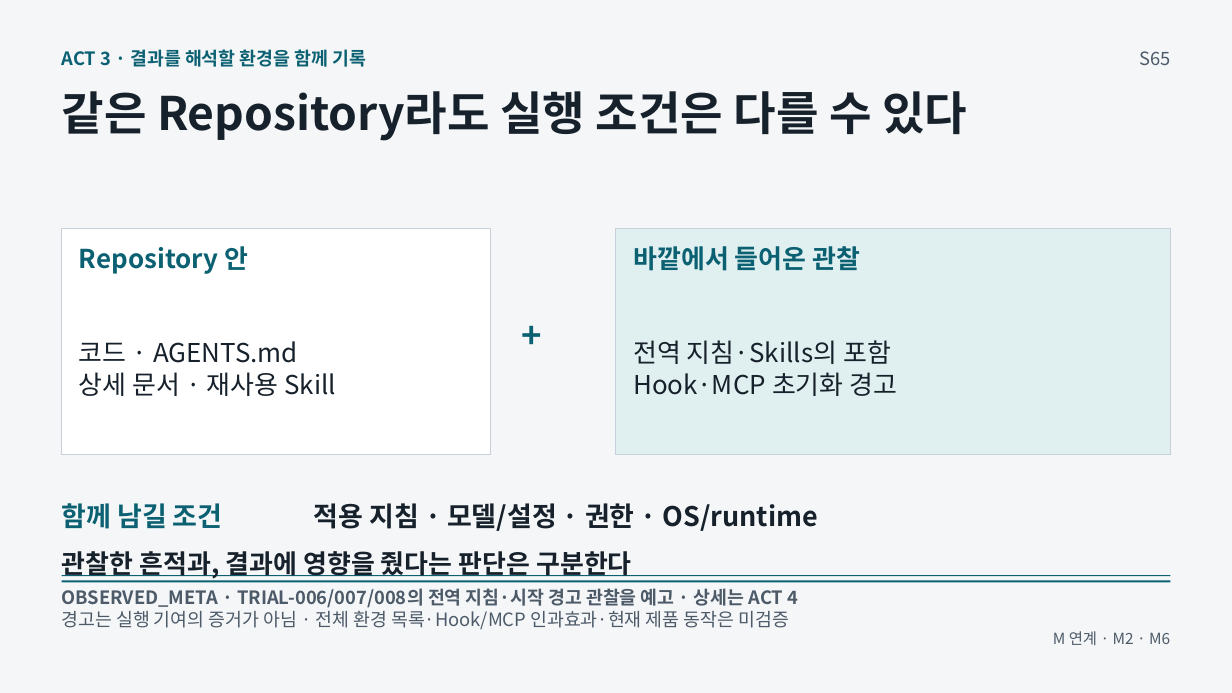
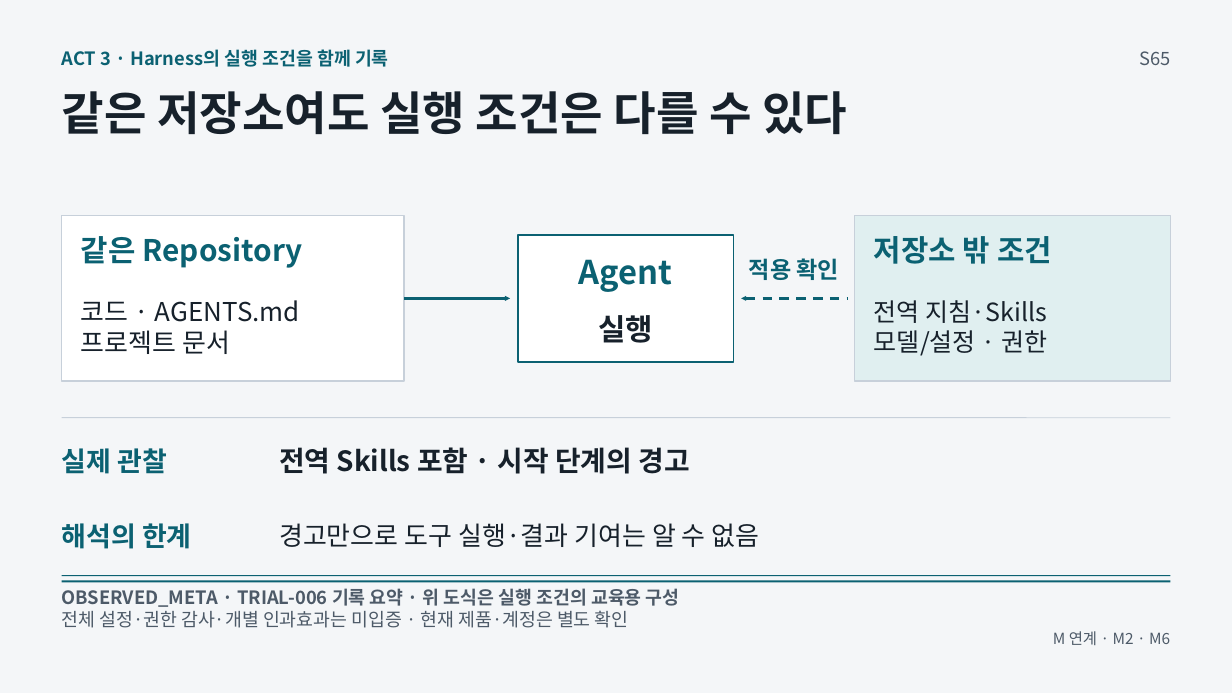
Before and after one commit to GideokKim/ai-dev-training, a slide deck: slide 65 of production/AI_Dev_Training_Full.pptx. Drawn at 1232x693 pixels with LibreOffice and Linux fonts; fonts in the diff are those of the drawing. Boxes give left, top, right and bottom in pixels: in the first picture for what was removed or moved away, otherwise in the second. Text is boxed around its words. In the diff, an @@ line names an element or a change of style, - is before the commit and + after.

```diff
--- a/production/AI_Dev_Training_Full.pptx
+++ b/production/AI_Dev_Training_Full.pptx
@@ text at (x1=62, y1=49, x2=389, y2=67): text changed @@
-ACT 3 · 결과를 해석할 환경을 함께 기록
+ACT 3 · Harness의 실행 조건을 함께 기록
@@ text at (x1=62, y1=91, x2=847, y2=134): text changed @@
-같은 Repository라도 실행 조건은 다를 수 있다
+같은 저장소여도 실행 조건은 다를 수 있다
@@ rectangle resized from (x1=62, y1=228, x2=492, y2=455) to (x1=62, y1=215, x2=405, y2=381) @@
@@ rectangle at (x1=62, y1=215, x2=405, y2=381): outline #C7D0DA 0.75 pt to #C7D0DA 1.13 pt @@
@@ text at (x1=81, y1=236, x2=303, y2=268): text changed; size 20.2 to 23.2 pt @@
-Repository 안
+같은 Repository
@@ rectangle resized from (x1=616, y1=228, x2=1171, y2=455) to (x1=518, y1=235, x2=733, y2=362) @@
@@ rectangle at (x1=518, y1=235, x2=733, y2=362): fill #E0EFF0 to #FFFFFF; outline #C7D0DA 0.75 pt to #0B6172 1.13 pt @@
@@ rectangle added at (x1=855, y1=215, x2=1171, y2=381), fill #E0EFF0, outline #C7D0DA 1.13 pt @@
@@ text added at (x1=874, y1=236, x2=1052, y2=264), 23.2 pt, text #0B6172, bold @@
+저장소 밖 조건
@@ text added at (x1=579, y1=259, x2=673, y2=292), 25.5 pt, text #0B6172, bold @@
+Agent
@@ text removed at (x1=633, y1=246, x2=861, y2=271) @@
-바깥에서 들어온 관찰
@@ text added at (x1=749, y1=258, x2=840, y2=280), 18 pt, text #0B6172, bold @@
+적용 확인
@@ arrow added from (405, 299) to (510, 299), #0B6172 1.88 pt @@
@@ arrow added from (848, 299) to (741, 299), #0B6172 1.88 pt dashed @@
@@ text removed at (x1=522, y1=312, x2=570, y2=359) @@
-+
@@ text added at (x1=598, y1=315, x2=653, y2=343), 23.2 pt, text #17212B, bold @@
+실행
@@ text at (x1=874, y1=300, x2=1048, y2=356): text changed; size 21 to 19.5 pt; bold off @@
-적용 지침 · 모델/설정 · 권한 · OS/runtime
+전역 지침·Skills
+모델/설정 · 권한
@@ text at (x1=81, y1=330, x2=230, y2=354): text changed @@
-상세 문서 · 재사용 Skill
+프로젝트 문서
@@ text removed at (x1=633, y1=340, x2=898, y2=396) @@
-전역 지침·Skills의 포함
-Hook·MCP 초기화 경고
@@ line added from (62, 418) to (1171, 418), #C7D0DA 0.75 pt @@
@@ text added at (x1=62, y1=448, x2=167, y2=474), 21 pt, text #0B6172, bold @@
+실제 관찰
@@ text added at (x1=279, y1=447, x2=689, y2=474), 21.8 pt, text #17212B, bold @@
+전역 Skills 포함 · 시작 단계의 경고
@@ text removed at (x1=62, y1=503, x2=223, y2=529) @@
-함께 남길 조건
@@ text added at (x1=62, y1=523, x2=192, y2=549), 21 pt, text #0B6172, bold @@
+해석의 한계
@@ text added at (x1=279, y1=523, x2=760, y2=547), 20.2 pt, text #17212B @@
+경고만으로 도구 실행·결과 기여는 알 수 없음
@@ text removed at (x1=62, y1=551, x2=632, y2=581) @@
-관찰한 흔적과, 결과에 영향을 줬다는 판단은 구분한다
@@ text at (x1=62, y1=588, x2=680, y2=607): text changed @@
-OBSERVED_META · TRIAL-006/007/008의 전역 지침·시작 경고 관찰을 예고 · 상세는 ACT 4
+OBSERVED_META · TRIAL-006 기록 요약 · 위 도식은 실행 조건의 교육용 구성
@@ text at (x1=62, y1=611, x2=629, y2=628): text changed @@
-경고는 실행 기여의 증거가 아님 · 전체 환경 목록·Hook/MCP 인과효과·현재 제품 동작은 미검증
+전체 설정·권한 감사·개별 인과효과는 미입증 · 현재 제품·계정은 별도 확인
```
Also in this commit, not shown: 24 other files.
